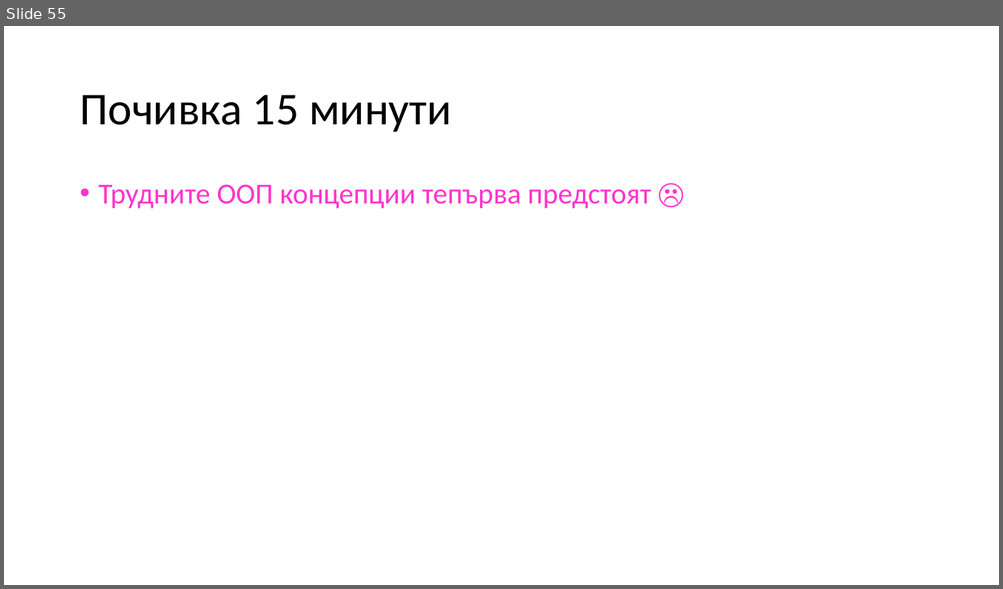
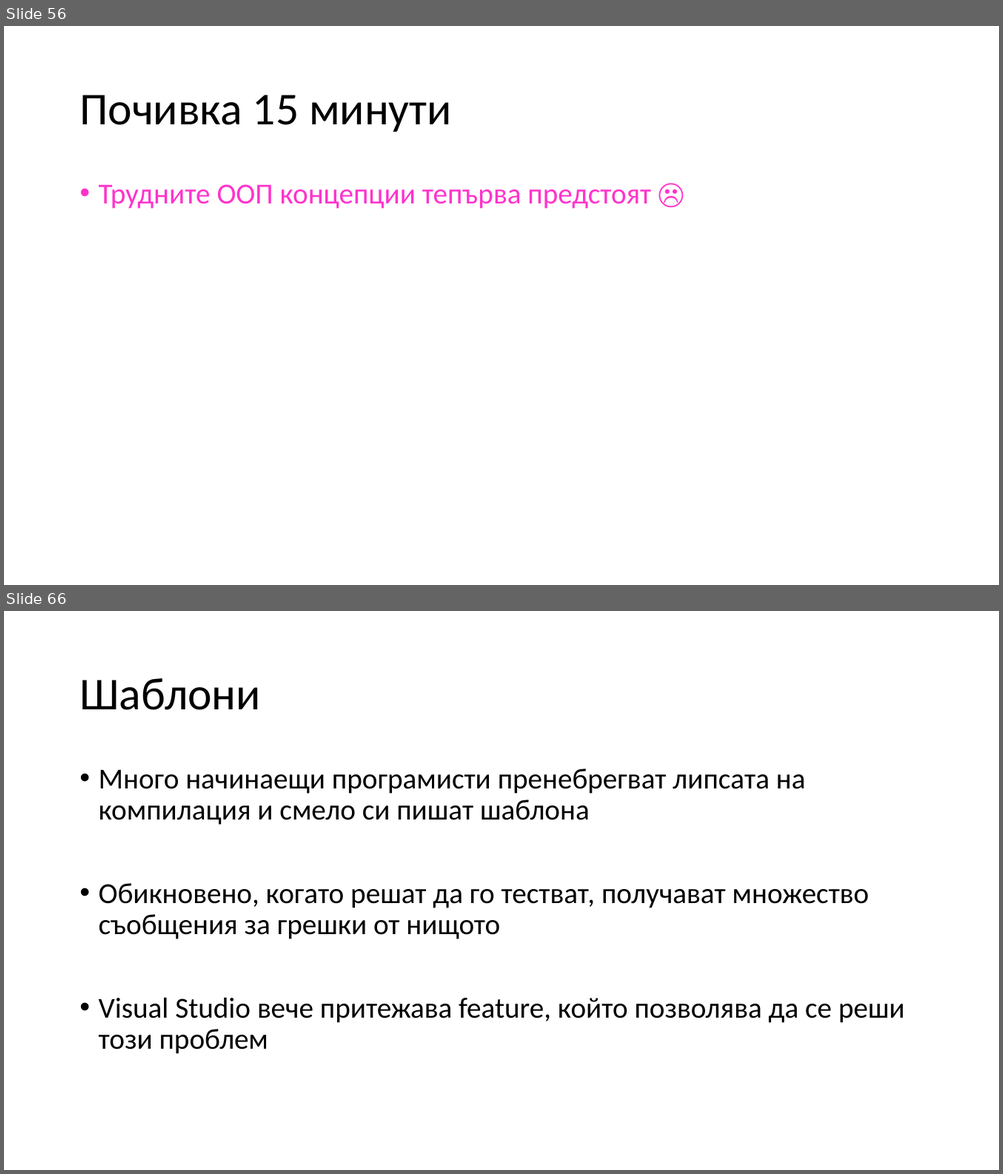
Before and after one commit to Mapmo/Uni-CPP, a slide deck: Object-Oriented Programming/Consultation 2/Consultation2.pptx. Shown one above the other, each under a label of ours: slide 55 before the commit, slides 56 and 66 after it; the slides between them are not shown. The pictures are 1003x589 and 1003x1174 pixels, drawn with LibreOffice and Linux fonts; fonts in the diff are those of the drawing. Boxes give left, top, right and bottom in pixels: in the first picture for what was removed or moved away, otherwise in the second. Text is boxed around its words. In the diff, an @@ line names an element or a change of style, - is before the commit and + after.

```diff
--- a/Object-Oriented Programming/Consultation 2/Consultation2.pptx
+++ b/Object-Oriented Programming/Consultation 2/Consultation2.pptx
@@ slide 66 added at bbox=[4, 611, 999, 1170], background #FFFFFF @@
@@ title added at bbox=[79, 678, 261, 710], 44 pt, text #000000 @@
+Шаблони
@@ text added at bbox=[99, 769, 905, 1054], 28 pt, text #000000 @@
+• Много начинаещи програмисти пренебрегват липсата на компилация и смело си пишат шаблона
+• Обикновено, когато решат да го тестват, получават множество съобщения за грешки от нищото
+• Visual Studio вече притежава feature, който позволява да се реши този проблем
@@ what was slide 55 is now slide 56 @@
```
Also in this commit, not shown: 1 slide changed, 46 other slides added.
